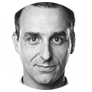
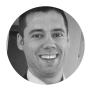
The second 92x92 image is a revision of the first. Changes to its layers:
showed "Ellipse 1" over [5, 2, 85, 90]
added layer "pl-lachance" above "jparent" over [5, 2, 85, 90]
hid group "jparent" (1st of 2) (2 layers) over [5, 2, 85, 90]
